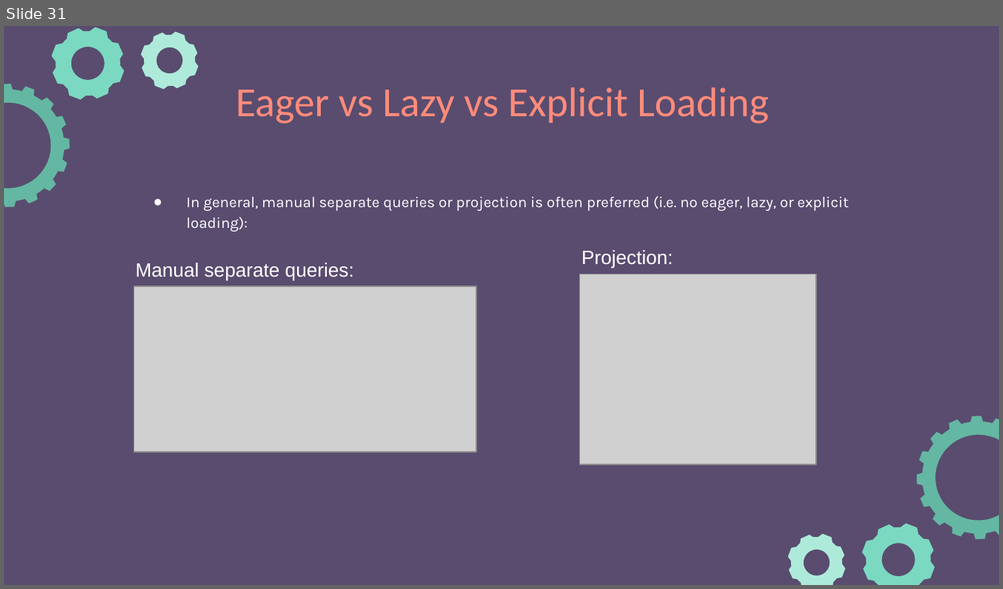
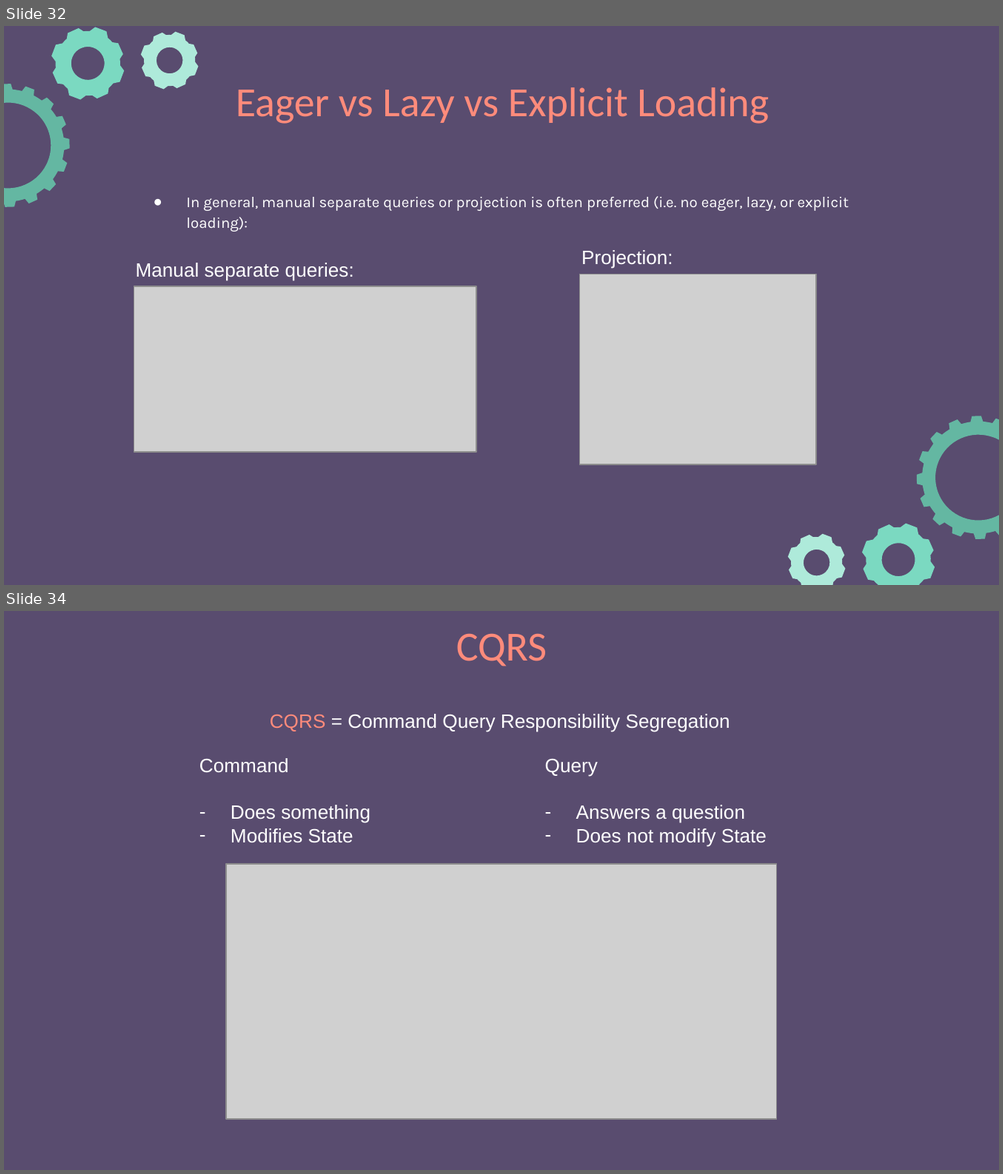
Before and after one commit to e-m-wilson/dotnet, a slide deck: Resources-Notes-Ppts/ASP-NET-Identity/ASPNET.pptx. Shown one above the other, each under a label of ours: slide 31 before the commit, slides 32 and 34 after it; the slides between them are not shown. The pictures are 1003x589 and 1003x1174 pixels, drawn with LibreOffice and Linux fonts; fonts in the diff are those of the drawing; grey boxes stand for pictures. Boxes give left, top, right and bottom in pixels: in the first picture for what was removed or moved away, otherwise in the second. Text is boxed around its words. In the diff, an @@ line names an element or a change of style, - is before the commit and + after.

```diff
--- a/Resources-Notes-Ppts/ASP-NET-Identity/ASPNET.pptx
+++ b/Resources-Notes-Ppts/ASP-NET-Identity/ASPNET.pptx
@@ slide 34 added at (x1=4, y1=611, x2=999, y2=1170), background #594C6F @@
@@ title added at (x1=456, y1=633, x2=546, y2=667), 30 pt, text #FF8B7B @@
+CQRS
@@ text added at (x1=270, y1=714, x2=730, y2=732), 14 pt, text #FFFFFF @@
+CQRS = Command Query Responsibility Segregation
@@ text added at (x1=199, y1=758, x2=370, y2=843), 14 pt, text #FFFFFF @@
+Command
+– Does something
+– Modifies State
@@ text added at (x1=545, y1=759, x2=766, y2=846), 14 pt, text #FFFFFF @@
+Query
+– Answers a question
+– Does not modify State
@@ picture added at (x1=226, y1=863, x2=776, y2=1119) @@
@@ what was slide 31 is now slide 32 @@
```
Also in this commit, not shown: 1 slide changed, 6 other slides added, 2 other files.
